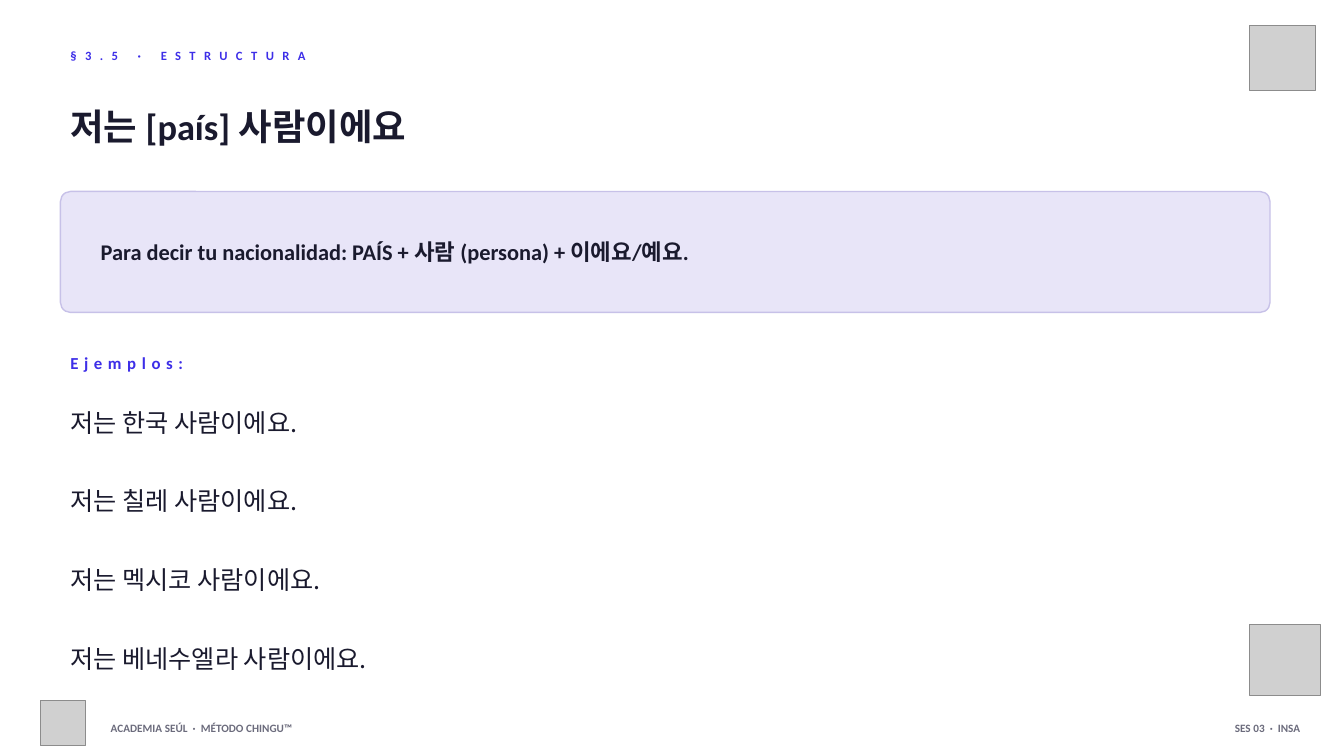
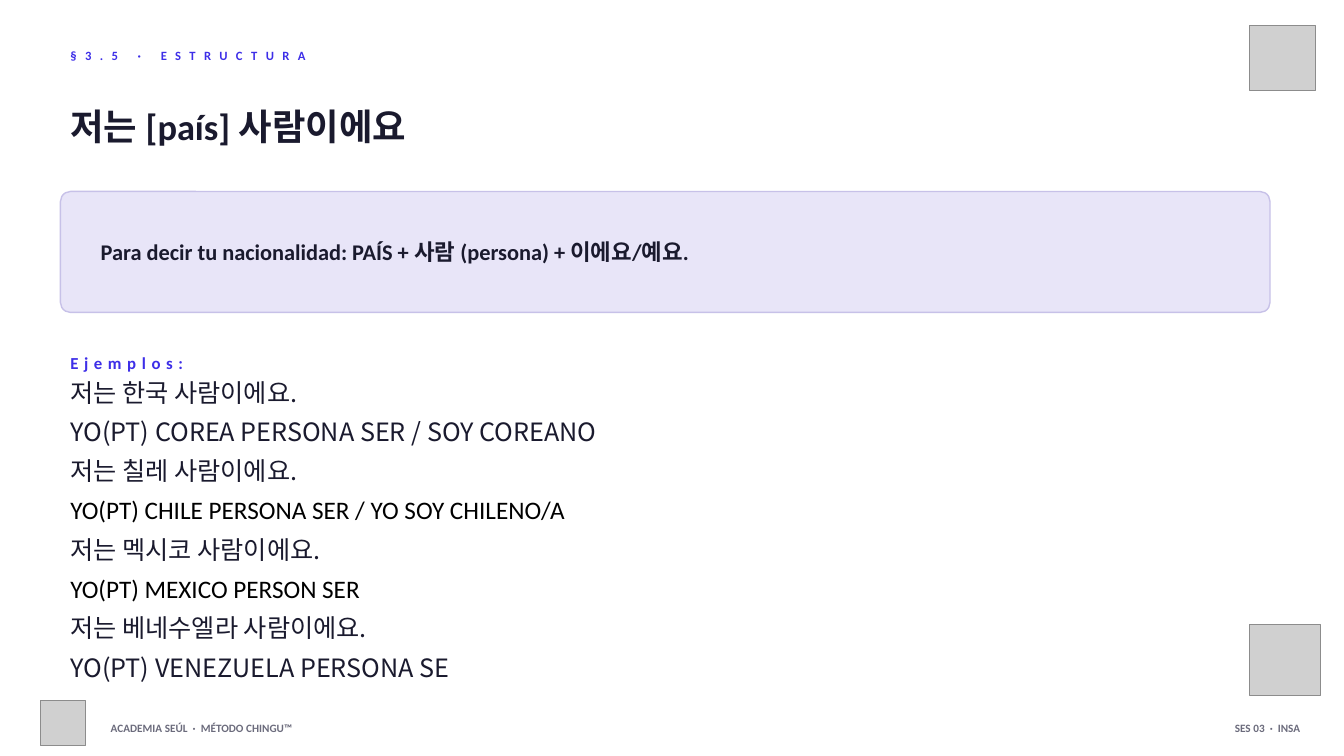
Before and after one commit to academiaseul/ACADEMIASEULWEB, a slide deck: slide 22 of A1_Nivel_1/03_Saludos/Sesion_03_Saludos.pptx (slide 11 before the commit). Drawn at 1344x756 pixels with LibreOffice and Linux fonts; fonts in the diff are those of the drawing; grey boxes stand for pictures. Boxes give left, top, right and bottom in pixels: in the first picture for what was removed or moved away, otherwise in the second. Text is boxed around its words. In the diff, an @@ line names an element or a change of style, - is before the commit and + after.

```diff
--- a/A1_Nivel_1/03_Saludos/Sesion_03_Saludos.pptx
+++ b/A1_Nivel_1/03_Saludos/Sesion_03_Saludos.pptx
@@ text "저는 한국 사람이에요.": place and size @@
-text "저는 한국 사람이에요." at <box>70,411,367,670</box>
+text "저는 한국 사람이에요." at <box>70,381,596,682</box>
@@ text at <box>70,420,596,446</box>: paragraph added @@
+YO(PT) COREA PERSONA SER / SOY COREANO
@@ text at <box>70,500,565,523</box>: paragraph added @@
+YO(PT) CHILE PERSONA SER / YO SOY CHILENO/A
@@ text at <box>70,579,360,602</box>: paragraph added @@
+YO(PT) MEXICO PERSON SER
@@ text at <box>70,656,449,682</box>: paragraph added @@
+YO(PT) VENEZUELA PERSONA SE
```
Also in this commit, not shown: 13 other slides changed, 13 slides added, 12 other files.
